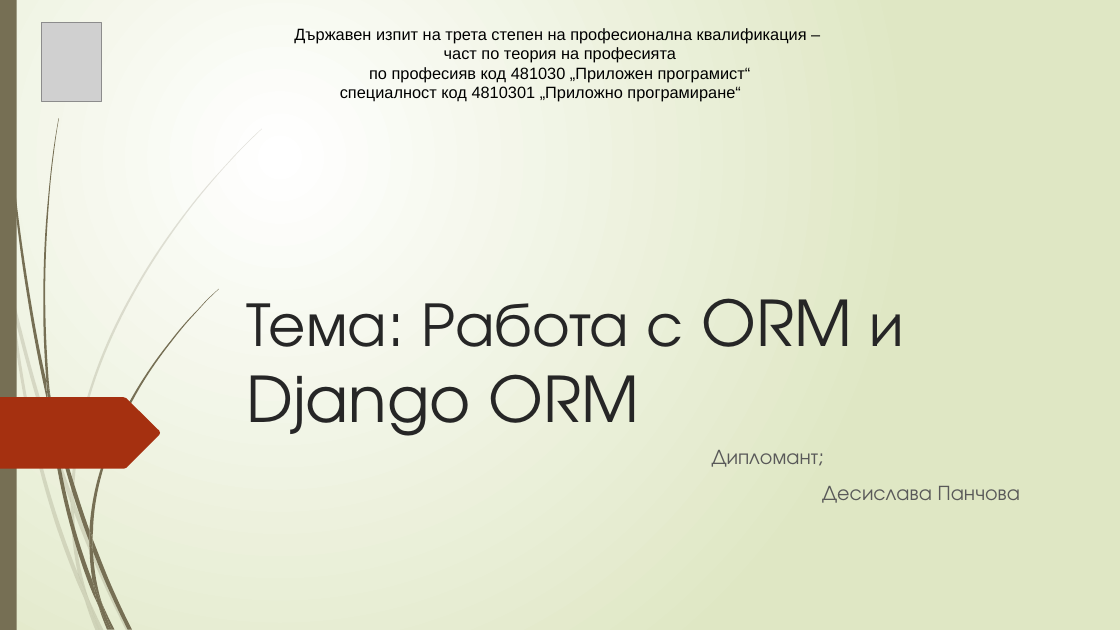
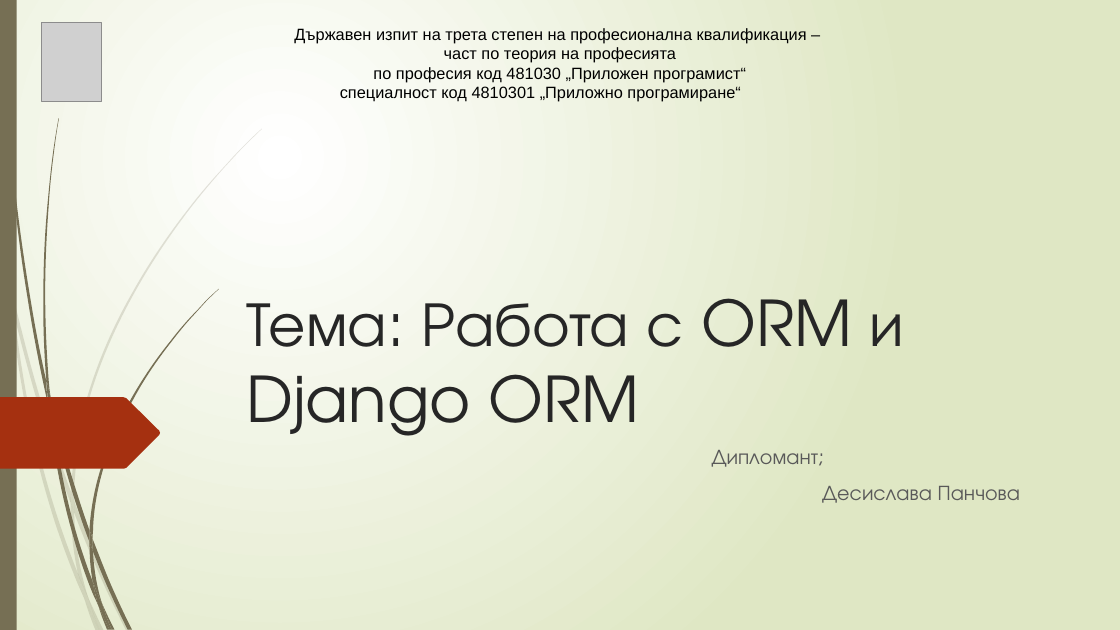
Before and after one commit to pgee-dzi2024/Theme_2509, a slide deck: slide 1 of dr/presentation.pptx. Drawn at 1120x630 pixels with LibreOffice and Linux fonts; fonts in the diff are those of the drawing; grey boxes stand for pictures. Boxes give left, top, right and bottom in pixels: in the first picture for what was removed or moved away, otherwise in the second. Text is boxed around its words. In the diff, an @@ line names an element or a change of style, - is before the commit and + after.

Commit message:
презентация

```diff
--- a/dr/presentation.pptx
+++ b/dr/presentation.pptx
@@ text at bbox=[373, 67, 746, 83]: text changed @@
-по професияв код 481030 „Приложен програмист“
+по професия код 481030 „Приложен програмист“
```
